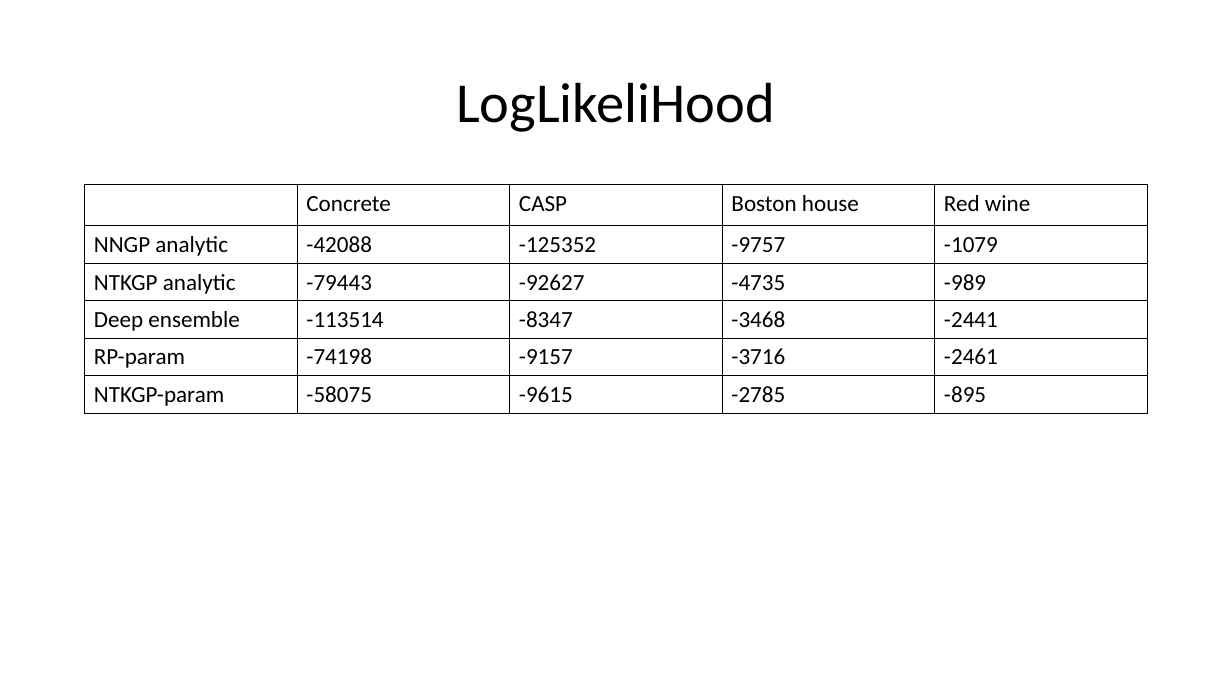
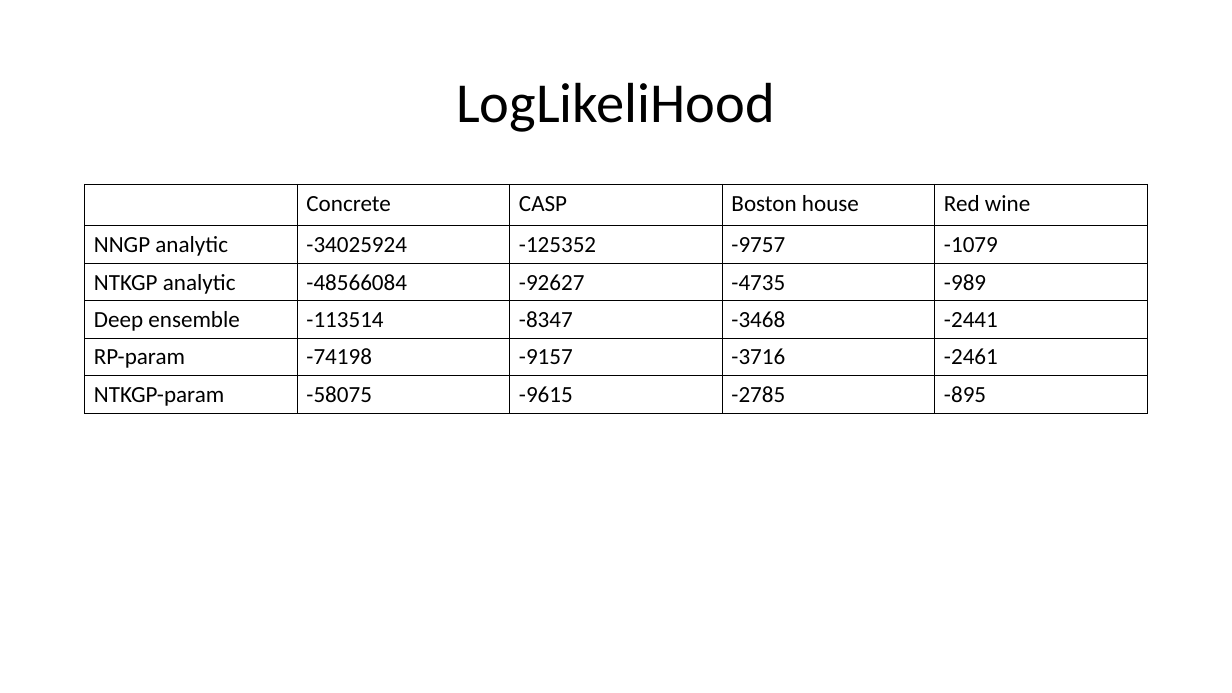
Before and after one commit to Nerkan78/NTK, a slide deck: slide 8 of presentation/Neural tangent kernel.pptx (slide 7 before the commit). Drawn at 1232x693 pixels with LibreOffice and Linux fonts; fonts in the diff are those of the drawing. Boxes give left, top, right and bottom in pixels: in the first picture for what was removed or moved away, otherwise in the second. Text is boxed around its words. In the diff, an @@ line names an element or a change of style, - is before the commit and + after.

```diff
--- a/presentation/Neural tangent kernel.pptx
+++ b/presentation/Neural tangent kernel.pptx
@@ table at [85,185,1148,414] @@
-row 2, column 2: -42088
+row 2, column 2: -34025924
-row 3, column 2: -79443
+row 3, column 2: -48566084
```
Also in this commit, not shown: 1 other slide changed, 6 slides added, 4 slides removed, 1 other file.
